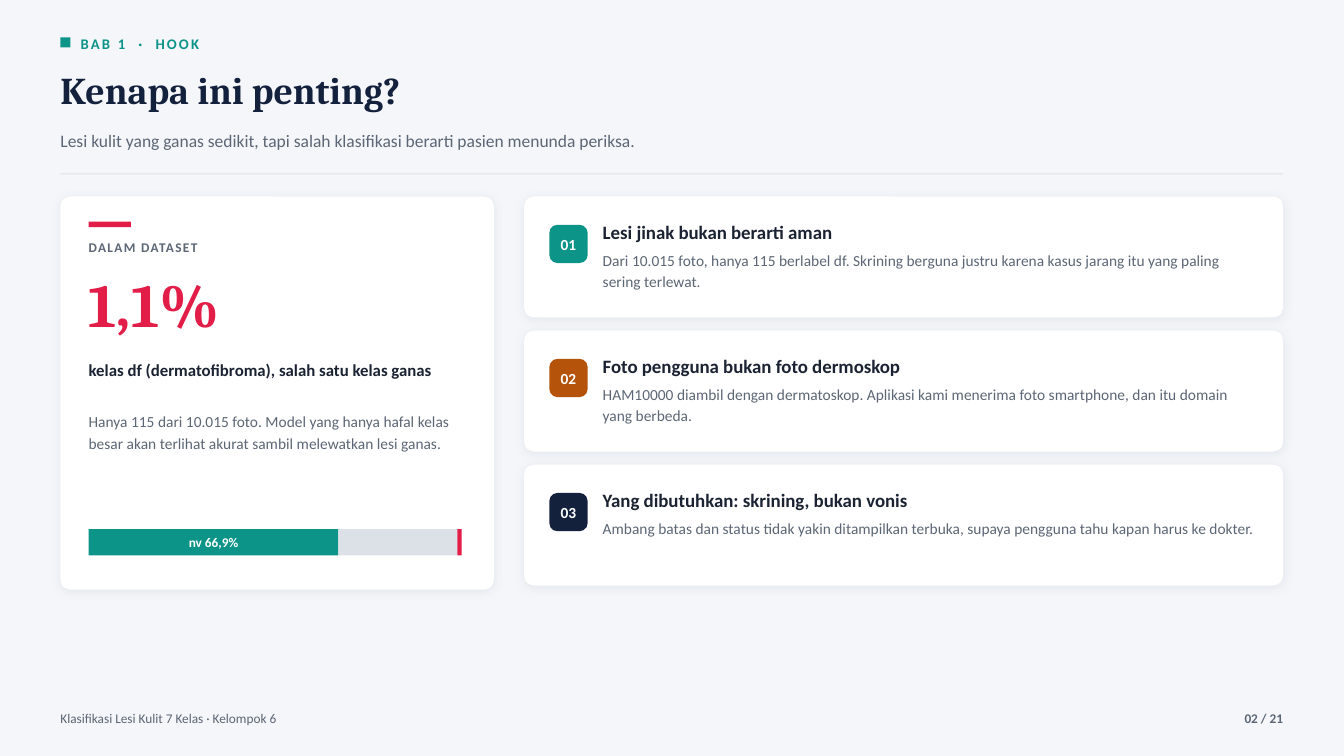
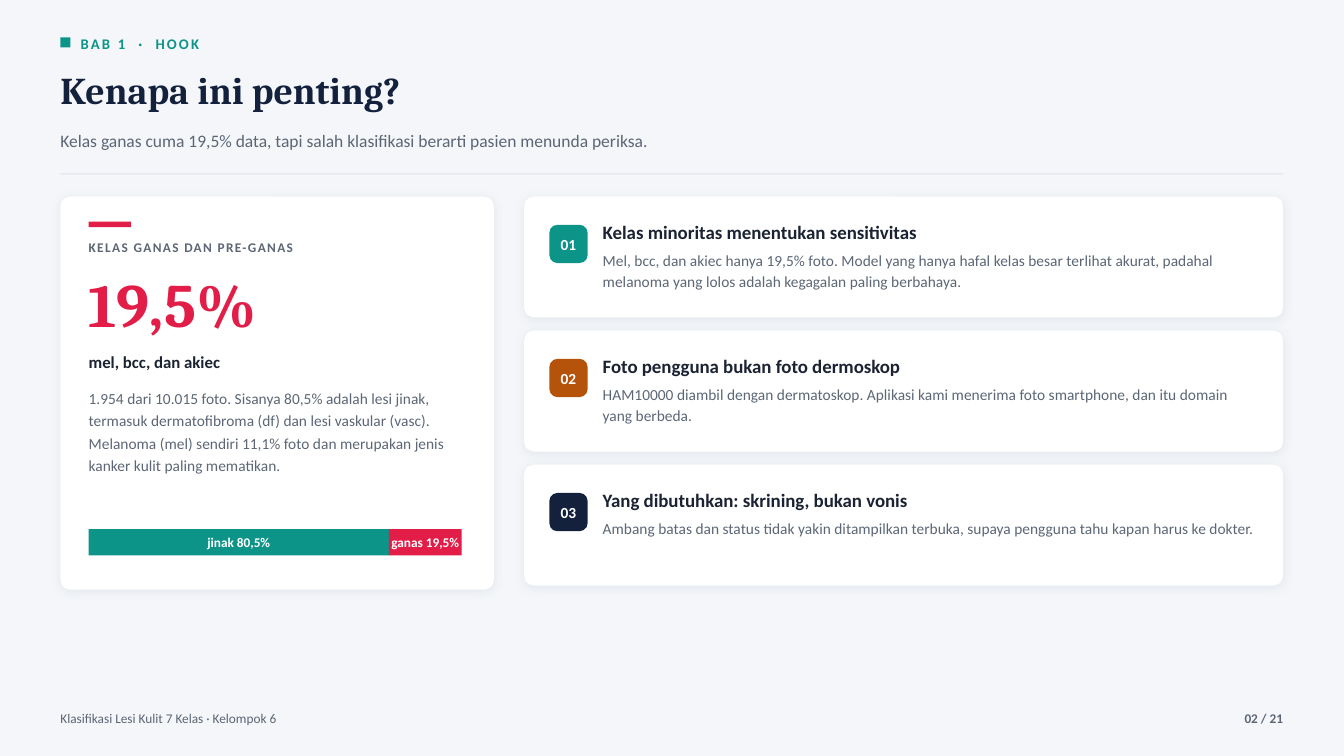
Before and after one commit to Grenaydinkamil/ProjectForestry_ML2026_Mendekteksi_Lesi_Kulit, a slide deck: slide 2 of docs/PPT_KEL6_Kaltafarmforesty.pptx. Drawn at 1344x756 pixels with LibreOffice and Linux fonts; fonts in the diff are those of the drawing. Boxes give left, top, right and bottom in pixels: in the first picture for what was removed or moved away, otherwise in the second. Text is boxed around its words. In the diff, an @@ line names an element or a change of style, - is before the commit and + after.

```diff
--- a/docs/PPT_KEL6_Kaltafarmforesty.pptx
+++ b/docs/PPT_KEL6_Kaltafarmforesty.pptx
@@ text at <box>60,135,647,150</box>: text changed @@
-Lesi kulit yang ganas sedikit, tapi salah klasifikasi berarti pasien menunda periksa.
+Kelas ganas cuma 19,5% data, tapi salah klasifikasi berarti pasien menunda periksa.
@@ text at <box>89,234,462,260</box>: text changed @@
-DALAM DATASET
+KELAS GANAS DAN PRE-GANAS
@@ text at <box>603,225,917,239</box>: text changed @@
-Lesi jinak bukan berarti aman
+Kelas minoritas menentukan sensitivitas
@@ text at <box>603,255,1213,290</box>: text changed @@
-Dari 10.015 foto, hanya 115 berlabel df. Skrining berguna justru karena kasus jarang itu yang paling sering terlewat.
+Mel, bcc, dan akiec hanya 19,5% foto. Model yang hanya hafal kelas besar terlihat akurat, padahal melanoma yang lolos adalah kegagalan paling berbahaya.
@@ text at <box>89,285,257,336</box>: text changed @@
-1,1%
+19,5%
@@ text added at <box>89,356,220,370</box>, 12 pt, text #1B2333, bold @@
+mel, bcc, dan akiec
@@ text removed at <box>89,363,431,379</box> @@
-kelas df (dermatofibroma), salah satu kelas ganas
@@ text removed at <box>89,416,449,452</box> @@
-Hanya 115 dari 10.015 foto. Model yang hanya hafal kelas besar akan terlihat akurat sambil melewatkan lesi ganas.
@@ text added at <box>89,393,444,474</box>, 11 pt, text #5C6675 @@
+1.954 dari 10.015 foto. Sisanya 80,5% adalah lesi jinak, termasuk dermatofibroma (df) dan lesi vaskular (vasc). Melanoma (mel) sendiri 11,1% foto dan merupakan jenis kanker kulit paling mematikan.
@@ rectangle: place and size @@
-rectangle at <box>89,529,339,556</box>
+rectangle at <box>89,529,389,556</box>
@@ text removed at <box>189,538,238,549</box> @@
-nv 66,9%
@@ text added at <box>207,537,270,550</box>, 9.5 pt, text #FFFFFF, bold @@
+jinak 80,5%
@@ rectangle removed at <box>339,529,458,556</box> @@
@@ rectangle: place and size @@
-rectangle at <box>458,529,462,556</box>
+rectangle at <box>389,529,462,556</box>
@@ text added at <box>391,538,459,550</box>, 9.5 pt, text #FFFFFF, bold @@
+ganas 19,5%
```
Also in this commit, not shown: 4 other slides changed, 9 other files.
